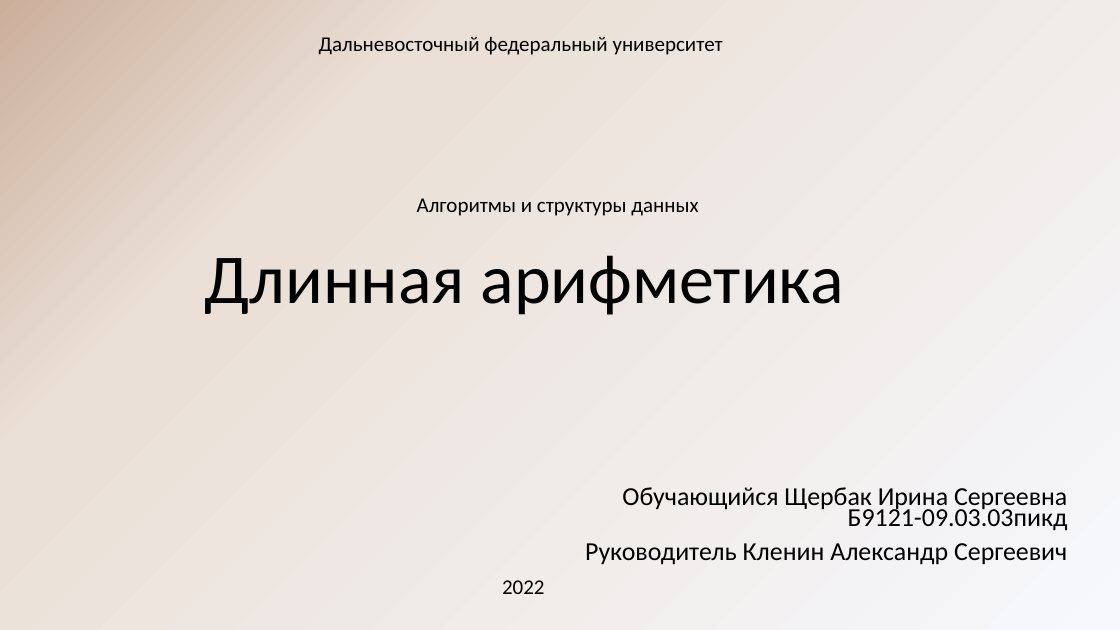
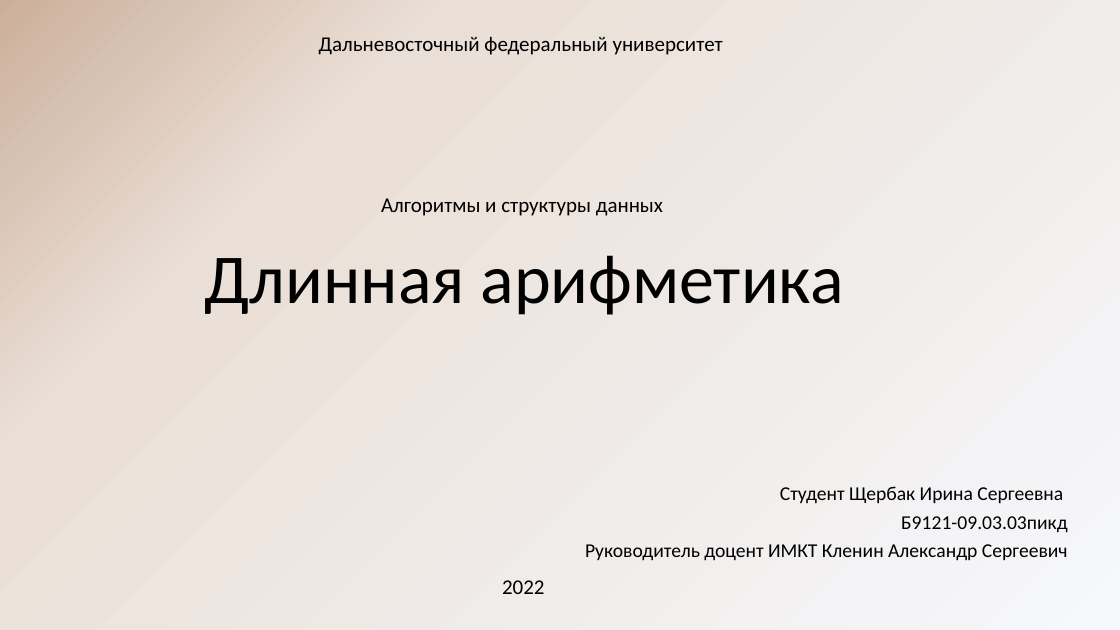
Before and after one commit to reenashka/A-SD, a slide deck: slide 1 of Длинная арифметика.pptx. Drawn at 1120x630 pixels with LibreOffice and Linux fonts; fonts in the diff are those of the drawing. Boxes give left, top, right and bottom in pixels: in the first picture for what was removed or moved away, otherwise in the second. Text is boxed around its words. In the diff, an @@ line names an element or a change of style, - is before the commit and + after.

Commit message:
powerpoint - update

```diff
--- a/Длинная арифметика.pptx
+++ b/Длинная арифметика.pptx
@@ text "Алгоритмы и структуры данных": place and size @@
-text "Алгоритмы и структуры данных" at box(417, 198, 698, 216)
+text "Алгоритмы и структуры данных" at box(381, 198, 663, 216)
@@ subtitle at box(585, 486, 1068, 561): text changed; size 22.2 to 16.8 pt @@
-Обучающийся Щербак Ирина Сергеевна Б9121-09.03.03пикд
-Руководитель Кленин Александр Сергеевич
+Студент Щербак Ирина Сергеевна
+Б9121-09.03.03пикд
+Руководитель доцент ИМКТ Кленин Александр Сергеевич
```
Also in this commit, not shown: 3 other slides changed, 4 slides added, 4 slides removed.
